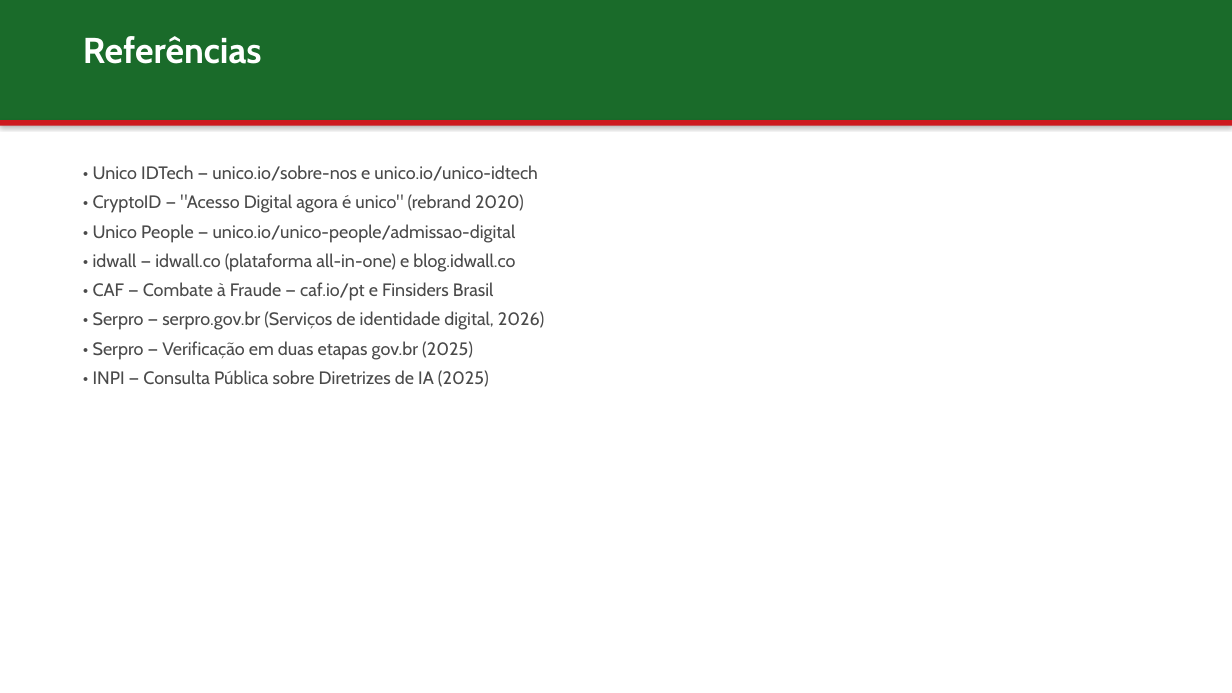
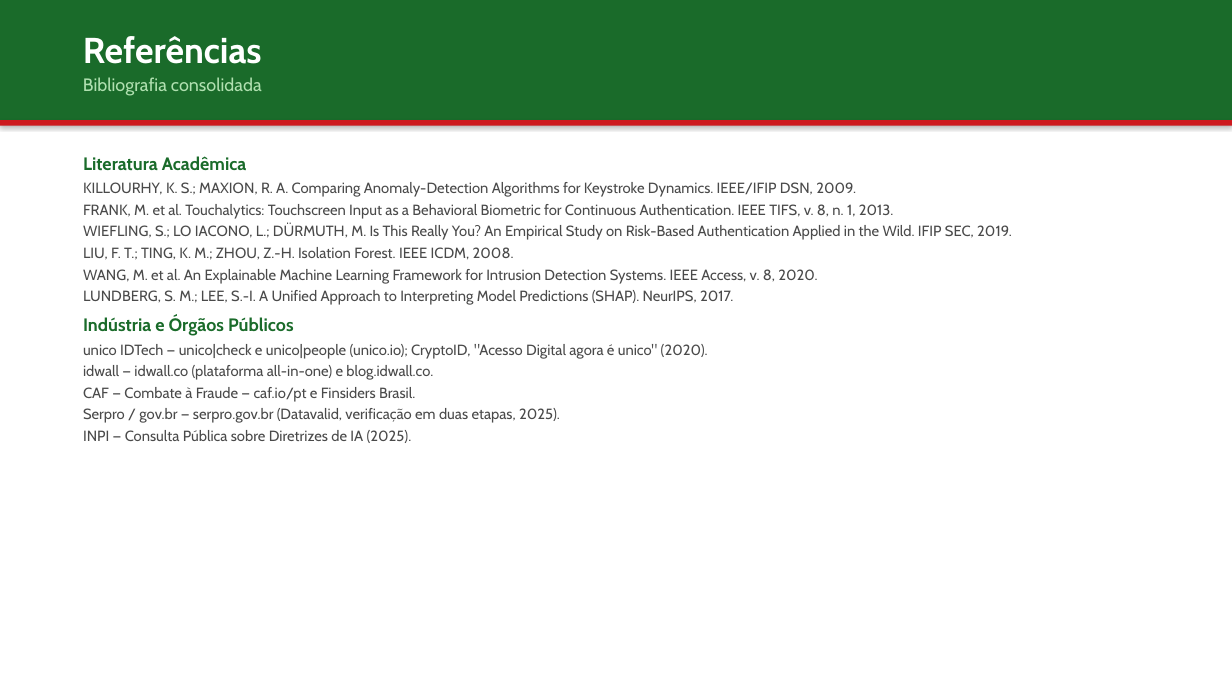
Before and after one commit to jgbcientista/gestao-autonomo, a slide deck: slide 10 of docs/trabalhos-relacionados.pptx (slide 13 before the commit). Drawn at 1232x693 pixels with LibreOffice and Linux fonts; fonts in the diff are those of the drawing. Boxes give left, top, right and bottom in pixels: in the first picture for what was removed or moved away, otherwise in the second. Text is boxed around its words. In the diff, an @@ line names an element or a change of style, - is before the commit and + after.

```diff
--- a/docs/trabalhos-relacionados.pptx
+++ b/docs/trabalhos-relacionados.pptx
@@ text added at (83, 77, 262, 96), 14 pt, text #B0E0B0 @@
+Bibliografia consolidada
@@ text at (83, 156, 1012, 443): text changed; size 14 to 11.5 pt @@
-• Unico IDTech — unico.io/sobre-nos e unico.io/unico-idtech
-• CryptoID — "Acesso Digital agora é unico" (rebrand 2020)
-• Unico People — unico.io/unico-people/admissao-digital
-• idwall — idwall.co (plataforma all-in-one) e blog.idwall.co
-• CAF — Combate à Fraude — caf.io/pt e Finsiders Brasil
-• Serpro — serpro.gov.br (Serviços de identidade digital, 2026)
-• Serpro — Verificação em duas etapas gov.br (2025)
-• INPI — Consulta Pública sobre Diretrizes de IA (2025)
+Literatura Acadêmica
+KILLOURHY, K. S.; MAXION, R. A. Comparing Anomaly-Detection Algorithms for Keystroke Dynamics. IEEE/IFIP DSN, 2009.
+FRANK, M. et al. Touchalytics: Touchscreen Input as a Behavioral Biometric for Continuous Authentication. IEEE TIFS, v. 8, n. 1, 2013.
+WIEFLING, S.; LO IACONO, L.; DÜRMUTH, M. Is This Really You? An Empirical Study on Risk-Based Authentication Applied in the Wild. IFIP SEC, 2019.
+LIU, F. T.; TING, K. M.; ZHOU, Z.-H. Isolation Forest. IEEE ICDM, 2008.
+WANG, M. et al. An Explainable Machine Learning Framework for Intrusion Detection Systems. IEEE Access, v. 8, 2020.
+LUNDBERG, S. M.; LEE, S.-I. A Unified Approach to Interpreting Model Predictions (SHAP). NeurIPS, 2017.
+Indústria e Órgãos Públicos
+unico IDTech — unico|check e unico|people (unico.io); CryptoID, "Acesso Digital agora é unico" (2020).
+idwall — idwall.co (plataforma all-in-one) e blog.idwall.co.
+CAF — Combate à Fraude — caf.io/pt e Finsiders Brasil.
+Serpro / gov.br — serpro.gov.br (Datavalid, verificação em duas etapas, 2025).
+INPI — Consulta Pública sobre Diretrizes de IA (2025).
```
Also in this commit, not shown: 4 other slides changed, 4 slides added, 7 slides removed.
